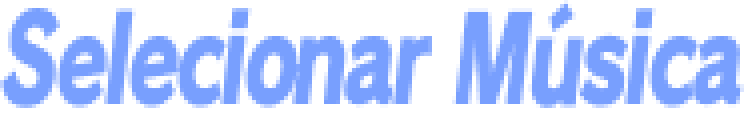
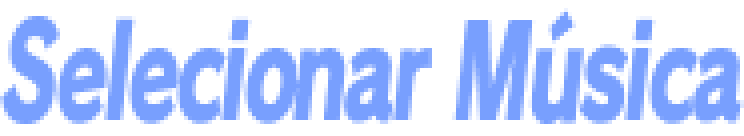
Layered file, before and after one edit (744x136). Changes by layer:
added layer "Selecionar Música V3" above "Selecionar Música copiar 2" over [0, 8, 744, 124]
hid "Selecionar Música copiar 2" over [0, 0, 744, 108]
